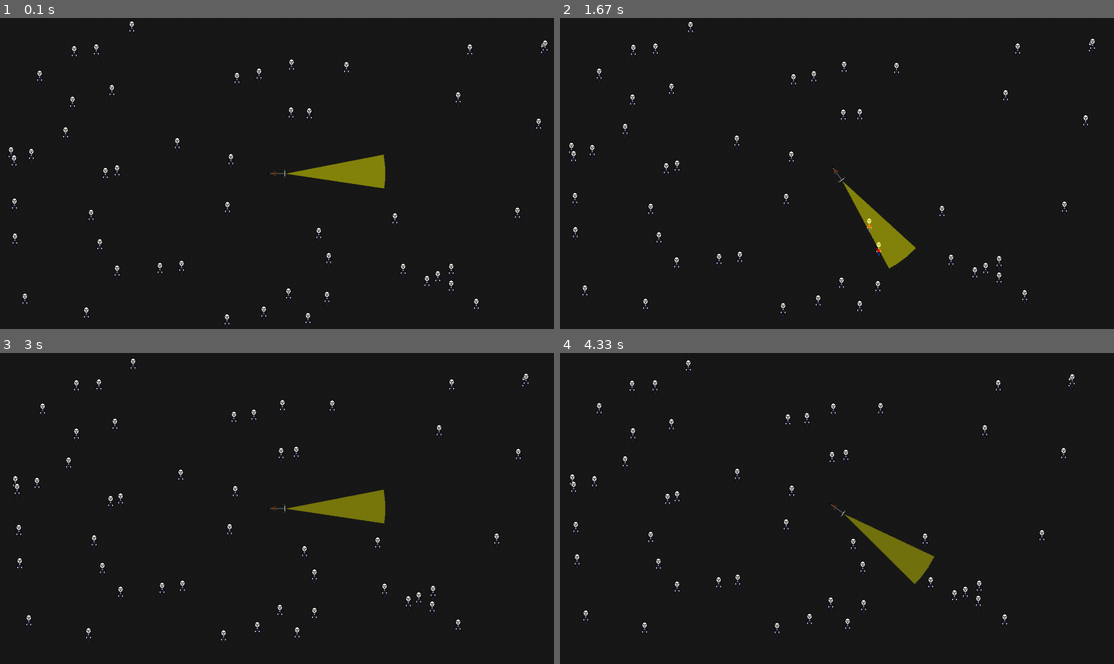
Above: before the commit, frames 1-4 (two rows, left to right).
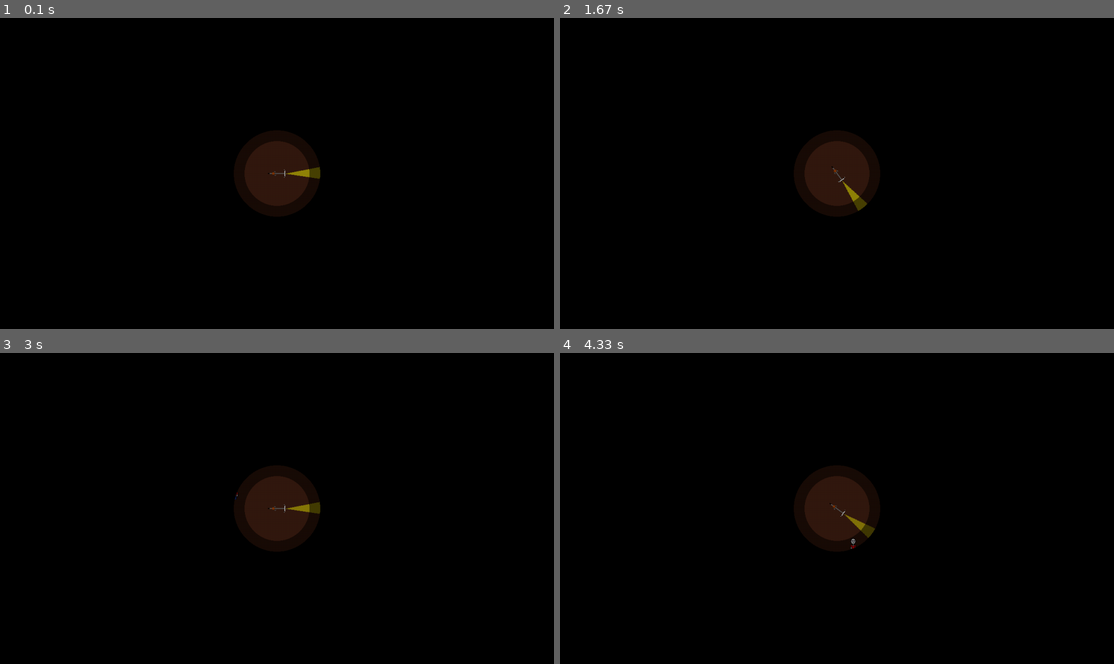
Above: after the commit, the same moments.

Repository: najarvis/Pygame-Halloween-Game-Jam-2022
Game: pygame game, started from main.py
Two runs of this game, one before a commit and one after it. Both use one fixed random seed, a clock stepped at 60 frames per second and the inputs below.
Inputs:
- Up to frame 1 (0.1 s): no input
- Up to frame 2 (1.67 s): hold D 0.33-0.8 s; hold W 0.83-1.13 s; hold D 1.17-1.63 s
- Up to frame 3 (3 s): hold A 1.67-2.2 s; hold S 2.23-2.53 s; hold A 2.57-2.97 s
- Up to frame 4 (4.33 s): hold W 3-3.37 s; hold D 3.4-4.03 s; hold S from 4.07 s (still down)

The runs differ from the first frame. In frame 1, 3.8% of the frame differs, in the area x 1-99%, y 0-100%; in frame 2, 3.7%; in frame 3, 3.8%; in frame 4, 3.8%.

Commit message:
Proper sight working

Diff:
--- a/camera.py
+++ b/camera.py
@@ -1,6 +1,6 @@
 import pygame
 
-from helpers import SCREEN_SIZE, TILE_SIZE
+from helpers import SCREEN_SIZE
 
 class Camera:
     """Used to keep track of what should be on the screen.
@@ -15,26 +15,16 @@
         self._position = pos
         self.initial_position = pos
 
-    @staticmethod
-    def world_to_px_coords(coord: pygame.Vector2) -> pygame.Vector2:
-        return pygame.Vector2(coord.x * TILE_SIZE[0], coord.y * TILE_SIZE[1])
+    def world_to_screen(self, coord: pygame.Vector2) -> pygame.Vector2:
+        """Convert a coordinate from world space to screen space"""
 
-    @staticmethod
-    def px_to_world_coords(coord: pygame.Vector2) -> pygame.Vector2:
-        return pygame.Vector2(coord.x / TILE_SIZE[0], coord.y / TILE_SIZE[1])
-
-    def world_to_screen(self, coord: pygame.Vector2) -> pygame.Vector2:
-        """Convert a coordinate from world (tile) space to screen space"""
-
-        offset_from_camera_world = (coord - self._position) * self.scale
-        offset_from_camera_px = Camera.world_to_px_coords(offset_from_camera_world)
+        offset_from_camera_px = (coord - self._position) * self.scale
         return offset_from_camera_px + Camera.SCREEN_CENTER
 
     def screen_to_world(self, coord: pygame.Vector2) -> pygame.Vector2:
-        """Convert a coordinate from screen space to world (tile) space"""
+        """Convert a coordinate from screen space to world space"""
 
-        offset_from_camera_px = coord - Camera.SCREEN_CENTER
-        offset_from_camera_world = Camera.px_to_world_coords(offset_from_camera_px)
+        offset_from_camera_world = coord - Camera.SCREEN_CENTER
         return (offset_from_camera_world / self.scale) + self._position
 
     def get_scale(self) -> float:
--- a/entity.py
+++ b/entity.py
@@ -100,7 +100,7 @@
 
     def set_visible(self, visible):
         self._visible = visible
-        new_base_image = self.image1 if visible else self.image2
+        new_base_image = self.image2 if visible else self.image1
         if new_base_image != self.base_image:
             self.base_image = new_base_image
             self.dirty = True
--- a/helpers.py
+++ b/helpers.py
@@ -3,4 +3,5 @@
 RAD_TO_DEG = 180 / math.pi
 DEG_TO_RAD = math.pi / 180
 SCREEN_SIZE = WIDTH, HEIGHT = (1280, 720)
+CENTER_X, CENTER_Y = CENTER = (WIDTH / 2, HEIGHT / 2)
 TILE_SIZE = (1, 1)
--- a/main.py
+++ b/main.py
@@ -28,7 +28,7 @@
         game_world.handle_input()
         game_world.update(delta)
 
-        screen.fill((25, 25, 25))
+        screen.fill((50, 25, 15))
 
         game_world.draw(screen)
 
--- a/world.py
+++ b/world.py
@@ -29,6 +29,16 @@
         for _ in range(50):
             humanoid = entity.TwoFaced(pygame.Vector2(random.randint(16, 1264), random.randint(16, 704)), im1, im2)
             self.other_entity_group.add(humanoid)
+
+        self.create_fog_images()
+
+    def create_fog_images(self):
+        self.fog_image = pygame.Surface(helpers.SCREEN_SIZE, pygame.SRCALPHA)
+        self.fog_image.fill((0, 0, 0))
+        view_image = pygame.Surface(helpers.SCREEN_SIZE, pygame.SRCALPHA)
+        pygame.draw.circle(view_image, (255, 255, 255, 127), helpers.CENTER, 100)
+        pygame.draw.circle(view_image, (255, 255, 255, 255), helpers.CENTER, 75)
+        self.fog_image.blit(view_image, (0, 0), special_flags=pygame.BLEND_RGBA_SUB)
 
     def handle_input(self):
         self.player_acceleration = pygame.Vector2()
@@ -67,3 +77,5 @@
         self.draw_group_offset(self.other_entity_group, surface)
         self.draw_group_offset(self.player_group, surface)
         self.draw_group_offset(self.light_group, surface)
+
+        surface.blit(self.fog_image, (0, 0))
Not shown, changed: .gitignore
